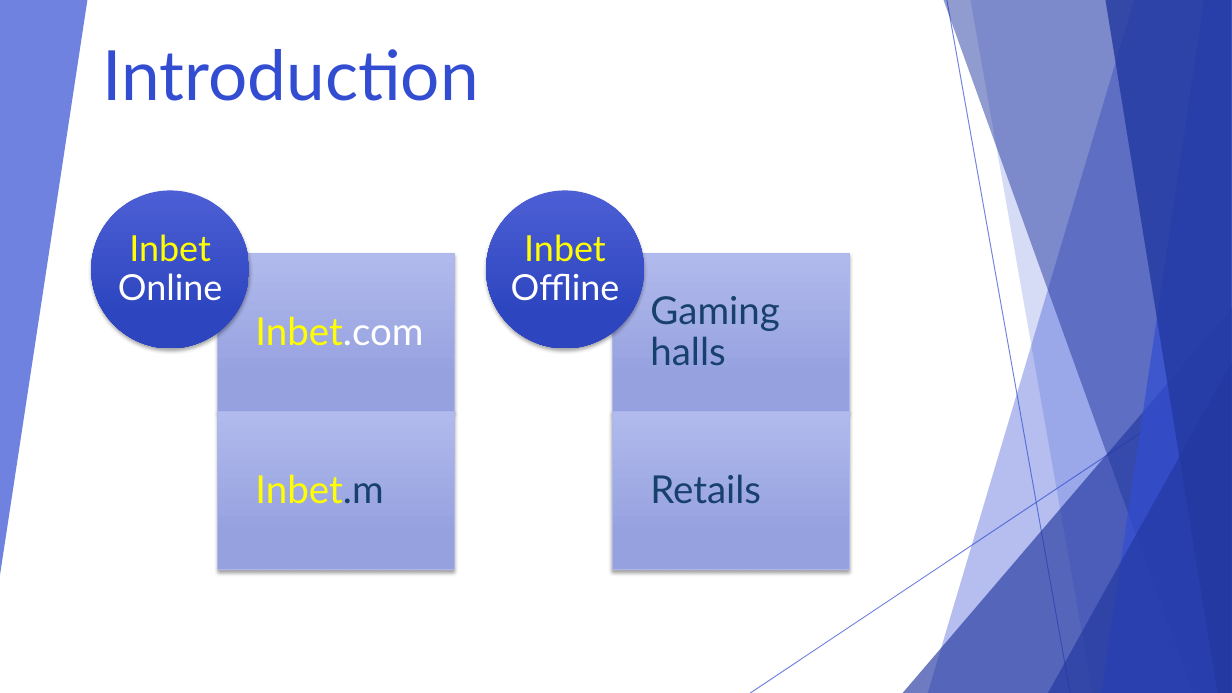
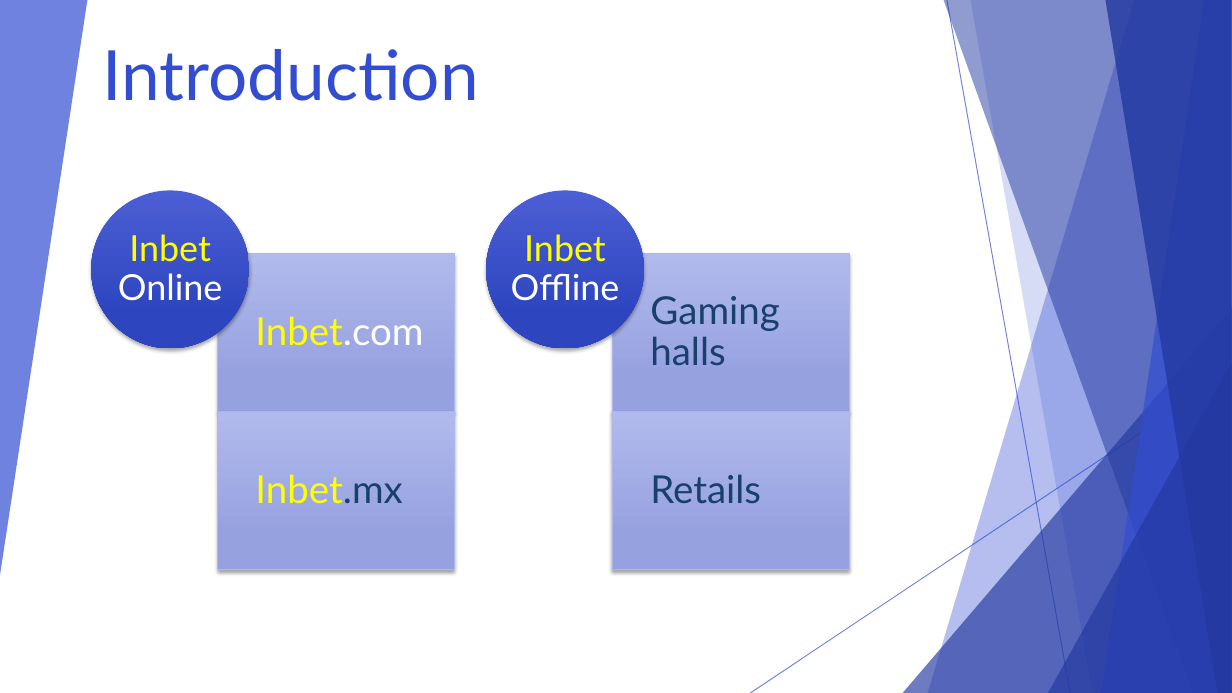
Before and after one commit to AnnaMorenoGit/inbet_onboarding, a slide deck: slide 2 of Welcome Inbet Online.pptx. Drawn at 1232x693 pixels with LibreOffice and Linux fonts; fonts in the diff are those of the drawing; background and template pictures are left out. Boxes give left, top, right and bottom in pixels: in the first picture for what was removed or moved away, otherwise in the second. Text is boxed around its words. In the diff, an @@ line names an element or a change of style, - is before the commit and + after.

```diff
--- a/Welcome Inbet Online.pptx
+++ b/Welcome Inbet Online.pptx
@@ text at (x1=255, y1=474, x2=402, y2=504): text changed @@
-Inbet.m
+Inbet.mx
```
Also in this commit, not shown: 28 other files.
